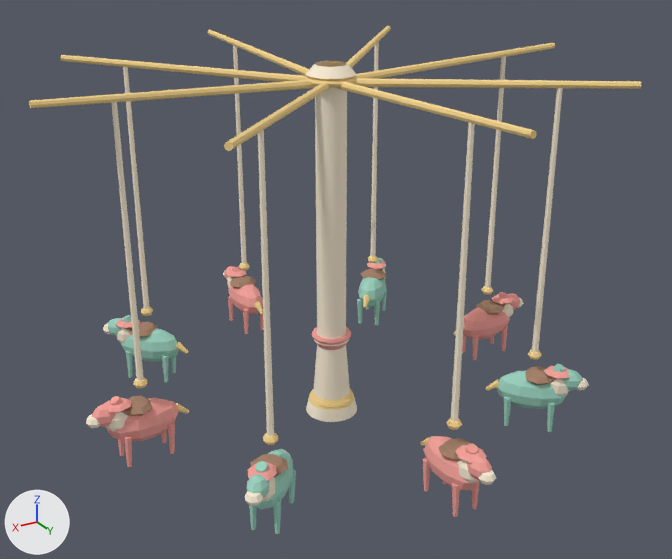
The OBJ model assets/models/parkpark/ParkParkCarouselRotor.obj as it was, and as the next commit left it.
Camera for both pictures: a 50 mm camera at (14.11, 23.81, 17.17) aimed at (0.07, 0.4, 5.47). Lighting does not change. The marker at lower left points along +X, +Y and +Z. The first picture is the older version. Where no turn or scale is listed for an object, it has been applied to the vertices. Vertices at exactly the same position are counted once.

Objects in the first picture: 'ParkParkCarouselRotor'.
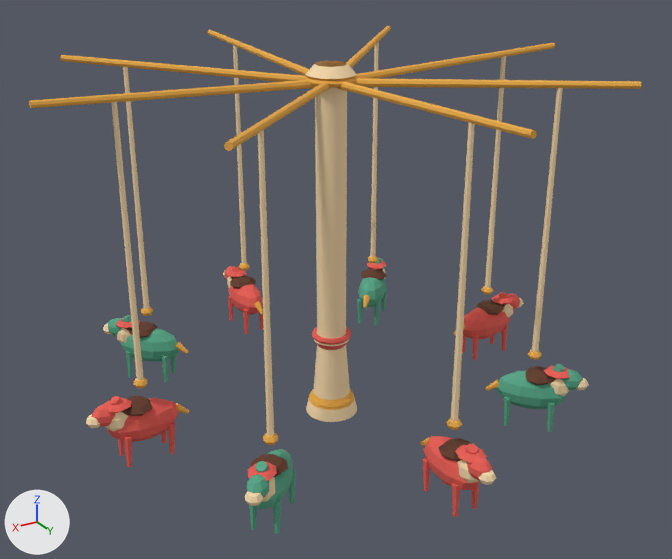
What changed in the scene script:
```text
Add img_parkparkpalette_png:
    img_parkparkpalette_png = load_image('ParkParkPalette.png', 'ParkParkPalette.png', 320, 32, 'sRGB')
Change mat_coral:
    remove mat_coral.base_color = (0.91, 0.36, 0.32)  # pink #f5a299
    add mat_coral.texture = img_parkparkpalette_png
Change mat_cream:
    remove mat_cream.base_color = (0.96, 0.85, 0.67)  # pale yellow #faedd6
    add mat_cream.texture = img_parkparkpalette_png
Change mat_gold:
    remove mat_gold.base_color = (0.92, 0.67, 0.27)  # beige #f6d68e
    add mat_gold.texture = img_parkparkpalette_png
Change mat_wood:
    remove mat_wood.base_color = (0.38, 0.22, 0.14)  # brown #a68169
    add mat_wood.texture = img_parkparkpalette_png
Change mat_mint:
    remove mat_mint.base_color = (0.33, 0.65, 0.53)  # green #9bd3c0
    add mat_mint.texture = img_parkparkpalette_png
Change me_parkparkcarouselrotor:
    where me_parkparkcarouselrotor.from_pydata(...)  # 3939 vertices, 4680 faces; spans x -8.8..8.8, y -8.8..8.8, z 0.5..12.2
    used by ob_parkparkcarouselrotor; location = (0.0, 0.0, 0.0)
    me_parkparkcarouselrotor part 1: texture (UV) coordinates changed
```

Pixel boxes [x1, y1, x2, y2] of what changed, in the pictures (672 x 559 px):
'ParkParkCarouselRotor', surface changed: [29, 26, 641, 534] in both
